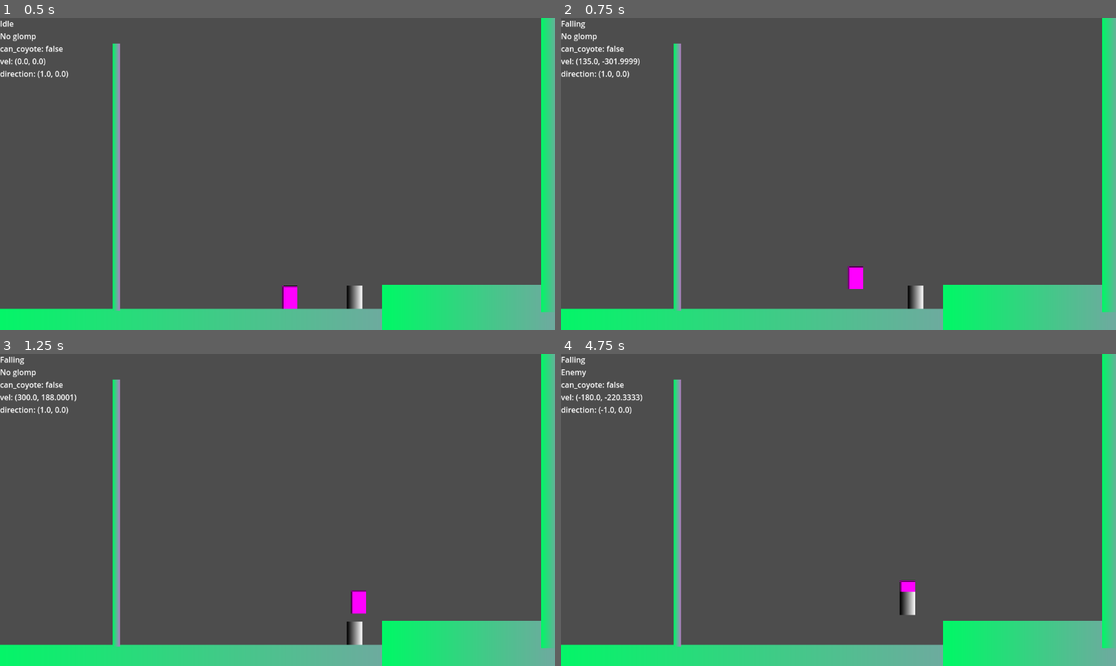
Above: before the commit, frames 1-4 (two rows, left to right).
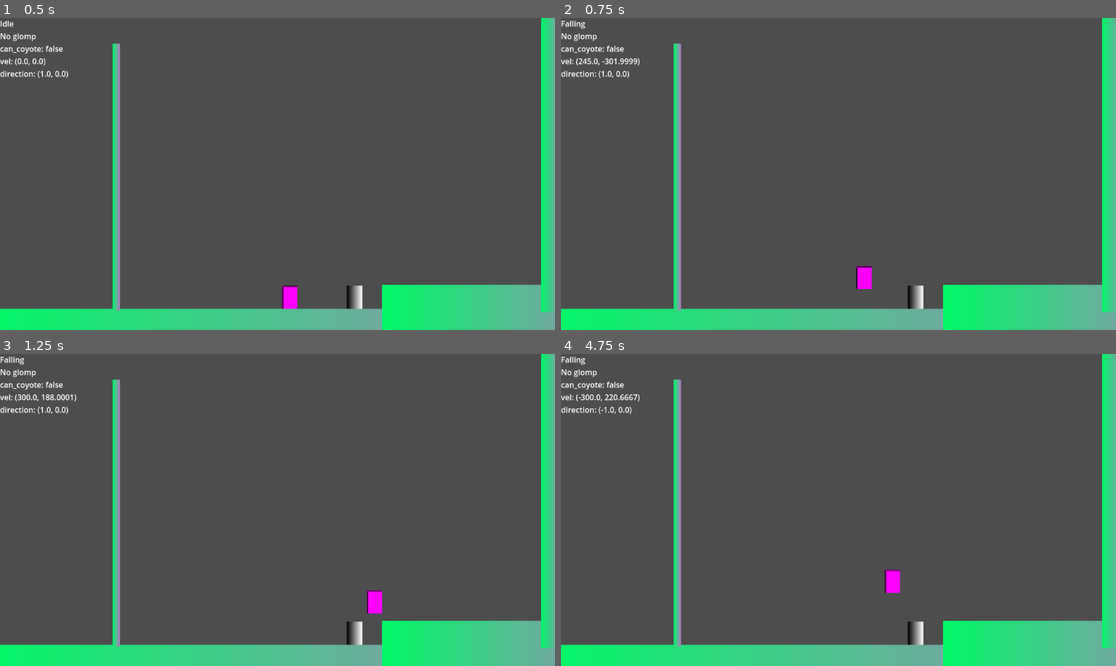
Above: after the commit, the same moments.

Repository: b3e3e3/ultimate-glomp
Game: Godot game, scene res://sandbox.tscn
Two runs of this game, one before a commit and one after it. Both use one fixed random seed, a clock stepped at 60 frames per second and the inputs below.
Inputs (mouse positions are in pixels of both pictures, inside the frame that each line leads up to):
- Up to frame 1 (0.5 s): no input
- Up to frame 2 (0.75 s): tap Enter at 0.5 s; move the mouse to (960, 158) at 0.52 s; hold D (move_right) from 0.53 s (still down); tap Space (jump) at 0.6 s; click (960, 158) at 0.67 s
- Up to frame 3 (1.25 s): keep holding D (move_right); tap Space (jump) at 0.77, 1.07 s
- Up to frame 4 (4.75 s): move the mouse to (727, 525) at 1.27 s; release D (move_right) at 1.28 s; hold S (move_down) 1.28-2.03 s; tap Enter at 1.35 s; tap Space (jump) at 1.52, 1.55, 1.82, 2.3, 3.02, 3.05, 3.32, 3.77, 3.8, 4.07, 4.52, 4.55 s; move the mouse to (894, 441) at 2.02 s; hold D (move_right) 2.03-2.78 s; tap Keypad Enter at 2.1 s; move the mouse to (810, 572) at 2.77 s; hold W (move_up) 2.78-3.53 s; tap C at 2.85 s; click (810, 572) at 2.92 s; move the mouse to (1005, 556) at 3.52 s; hold A (move_left) from 3.53 s (still down); tap Tab at 3.6 s; move the mouse to (672, 463) at 4.27 s; tap R at 4.35 s

Frame 1 is identical in both runs. In frame 2, 0.3% of the frame differs, in the area x 3-57%, y 12-87%; in frame 3, 0.4%; in frame 4, 0.9%, in the area x 0-66%, y 4-94%.

Commit message:
timed swapping

Diff:
--- a/character/character.gd
+++ b/character/character.gd
@@ -34,10 +34,16 @@
 		velocity += get_gravity() * delta
 
 func move(dir: float, speed: float = SPEED, accel: float = ACCEL_SPEED) -> void:
+	var delta := accel
+	var target := dir * speed
+
 	if not dir and velocity.x:
-		velocity.x = move_toward(velocity.x, 0, DECEL_SPEED)
-	else:
-		velocity.x = move_toward(velocity.x, dir * speed, accel)
+		target = 0
+		delta = DECEL_SPEED
+	elif sign(dir) != sign(velocity.x):
+		delta = DECEL_SPEED
+
+	velocity.x = move_toward(velocity.x, target, delta)
 
 func vertical_move(dir: float, speed: float = SPEED, accel: float = ACCEL_SPEED) -> void:
 	velocity.y = dir * speed
@@ -56,3 +62,6 @@
 
 func is_moving() -> bool:
 	return velocity.x != 0
+
+func get_speed() -> float:
+	return SPEED
--- a/character/player/state/_player_state.gd
+++ b/character/player/state/_player_state.gd
@@ -26,20 +26,43 @@
 func on_physics_update(_delta: float) -> void:
 	controller.control_direction()
 
-func check_for_moving() -> bool:
+## Returns true if horizontal input is non-zero or the character is moving.
+func check_for_moving_horizontal() -> bool:
 	return controller.get_horizontal_input() or character.is_moving()
 
+## Returns true if the jump button is pressed and the character is landed.
 func check_for_jumping() -> bool:
 	return controller.get_jump_input() and character.is_landed()
 
+## Returns true if the player has a glomped body, or there is one in its vicinity.
 func check_for_glomping() -> bool:
 	return player.glomped_body or not player.get_glomped_bodies().is_empty()
 
+## Returns true if the player is jumping while holding a glomped body.
 func check_for_throwing() -> bool:
 	return controller.get_jump_input() and player.glomped_body
 
-func check_for_grabbing() -> bool:
+## Returns true if the player is grabbing onto a wall, and there is a climbable wall nearby.
+func check_for_climbing() -> bool:
 	return character.is_on_wall() and not player.get_climbable_bodies_in_proximity().is_empty()
 
-func check_for_climbing() -> bool:
+## Returns true if the player is trying to move vertically.
+func check_for_moving_vertical() -> bool:
 	return controller.get_vertical_input()
+
+## Checks if the player is trying to move in the direction they are already moving.
+## If so, a timer starts of @param time seconds.
+## If the player is still trying to move in the same direction, returns true.
+func check_for_swapping(time: float) -> bool:
+	var hor := controller.get_horizontal_input()
+
+	# if we are trying to move in our current direction, start a timer to swap sides
+	if character.direction.x == hor and hor != 0 \
+	and controller.just_pressed_horizontal():
+		await get_tree().create_timer(time).timeout
+
+		# if we are still trying to swap and still not moving, we can swap
+		return controller.get_horizontal_input() != 0 \
+				and character.velocity.length() == 0
+
+	return false
--- a/character/player/state/climbing.gd
+++ b/character/player/state/climbing.gd
@@ -3,7 +3,9 @@
 @onready var jumping_state: State = $"../Jumping"
 
 # var _old_jump_force: Vector2
-@export var jump_off_force = Vector2(0, -400)
+@export var jump_off_force = Vector2(0, -300)
+
+var side_swap_hold_time := 0.2
 
 func on_enter(_previous_state: State, data := {}) -> void:
 	character.gravity_enabled = false
@@ -18,22 +20,22 @@
 	var climb_body := bodies[0] if not bodies.is_empty() else null
 
 	# check for climbing up/down
-	if check_for_climbing() or character.velocity.y != 0:
+	if check_for_moving_vertical() or character.velocity.y != 0:
 		var ver := controller.get_vertical_input()
 		character.vertical_move(ver, 200 if ver > 0 else 150)
 
 	# climb side swapping
-	elif character.direction.x == hor and hor != 0 \
-	and controller.just_pressed_horizontal() \
-	and climb_body and climb_body.is_in_group(&"ClimbSwappable"):
+	elif await check_for_swapping(side_swap_hold_time) and climb_body and climb_body.is_in_group(&"ClimbSwappable"):
 		character.global_position.x += character.direction.x * 48
 		character.direction.x *= -1
 
 	# jump off climbable
 	elif check_for_jumping():
 		goto(jumping_state, {
-			&'jump_force': jump_off_force + Vector2(character.direction.x * -200, 0),
-			&'jumps': 1,
+			&'jump_force': jump_off_force + Vector2(character.direction.x * (-character.get_speed() * 1.7), 0),
+			&'coyote_time': 0.7,
+			&'just_jumped': false,
+			# &'jumps': 1,
 		})
 
 	# super.on_physics_update(_delta)
--- a/character/player/state/falling.gd
+++ b/character/player/state/falling.gd
@@ -22,6 +22,7 @@
 	character.move_enabled = true
 
 	can_coyote = not data.get(&'just_jumped') if data.has(&'just_jumped') else true
+
 	jumps = data.get(&'jumps') if data.has(&'jumps') else 0
 
 	_speed = data.get(&"air_move_speed") if data.has(&"air_move_speed") else air_move_speed
@@ -29,7 +30,8 @@
 
 	if can_coyote:
 		# disable coyote timer after <coyote_time> seconds
-		get_tree().create_timer(coyote_time).timeout.connect(func():
+		var ct: float = data.get(&'coyote_time') if data.has(&'coyote_time') else coyote_time
+		get_tree().create_timer(ct).timeout.connect(func():
 			print("Can't coyote anymore")
 			can_coyote = false
 		, CONNECT_ONE_SHOT)
@@ -39,7 +41,7 @@
 
 	if check_for_landing():
 		goto(idle_state)
-	elif check_for_grabbing():
+	elif check_for_climbing():
 		goto(climbing_state)
 
 	elif controller.get_jump_input() and can_coyote:
@@ -51,7 +53,7 @@
 
 	elif check_for_throwing():
 		goto(throwing_state)
-	elif check_for_moving():
+	elif check_for_moving_horizontal():
 		character.move(hor, _speed, _accel)
 
 	super.on_physics_update(_delta)
--- a/character/player/state/idle.gd
+++ b/character/player/state/idle.gd
@@ -10,7 +10,7 @@
 	player.move_enabled = true
 
 func on_physics_update(_delta: float) -> void:
-	if check_for_moving():
+	if check_for_moving_horizontal():
 		goto(moving_state)
 	elif check_for_falling():
 		goto(falling_state)
--- a/character/player/state/jumping.gd
+++ b/character/player/state/jumping.gd
@@ -5,7 +5,9 @@
 func on_enter(_previous_state: State, data := {}) -> void:
 	player.gravity_enabled = true
 	player.move_enabled = true
-	data.set(&'just_jumped', true)
+
+	if not data.has(&'just_jumped'):
+		data.set(&'just_jumped', true)
 
 	if data.has(&"jump_force"):
 		var force: Vector2 = data.get(&'jump_force')
--- a/character/player/state/moving.gd
+++ b/character/player/state/moving.gd
@@ -20,7 +20,7 @@
 		goto(jumping_state)
 	elif check_for_glomping():
 		goto(glomping_state)
-	elif check_for_moving():
+	elif check_for_moving_horizontal():
 		player.move(movement)
 	else:
 		goto(idle_state)
